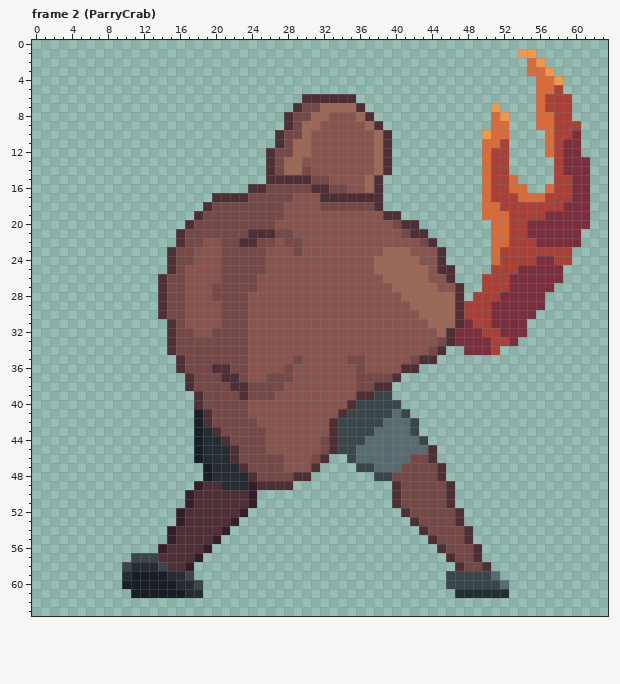
One commit to this pixel-art file: Biogenesis_SNZA/Assets/Sprites/Liora/Liora_Cangrejo.aseprite. The picture above is the old version.
64x64 pixels, 10 frames. Shown: frame 2 (ParryCrab). The commit also changed other frames, which this record leaves out.
Now the later version:
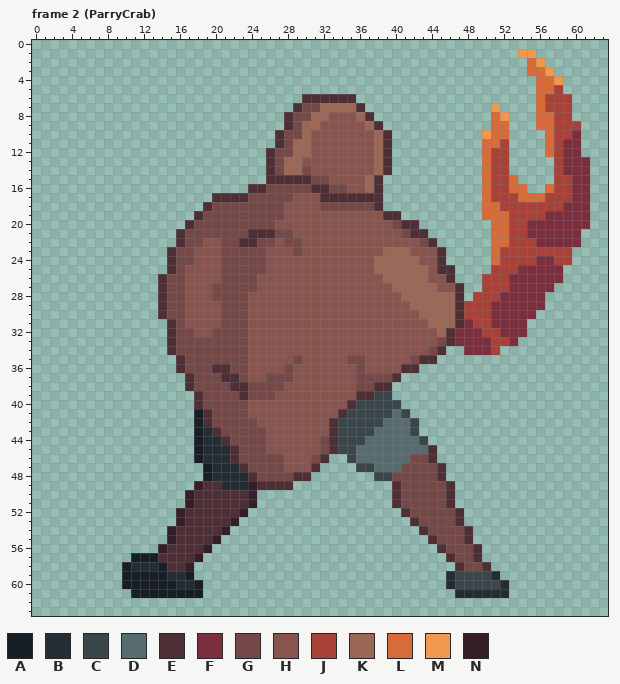
Palette (. is transparent): A #181e25  B #232d33  C #3a464a  D #586b6f  E #4e2f35  F #7b2e3d  G #754947  H #88544e  J #a84239  K #9b6757  L #d86b3a  M #f0984b  N #361e29
From old to new:
Changed rows in their new state; - is an unchanged pixel.
Frame 2 (ParryCrab), layer "Flattened":
first column x 10:
57 -AAA---------------------------------------
58 A---A--------------------------------------
59 A------A----------------------------B----B-
60 --------A---------------------------B-----B
61 -------AA----------------------------------
Boxes around the changes in both pictures, in picture pixels (x1, y1, x2, y2):
changed: (122, 553, 203, 598)
changed: (446, 571, 455, 589)
changed: (491, 571, 509, 589)
